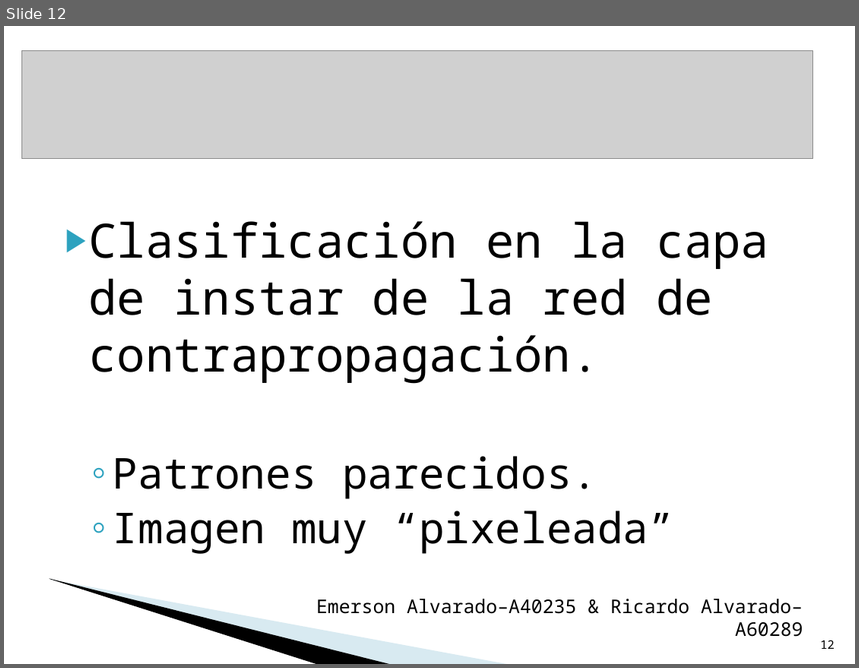
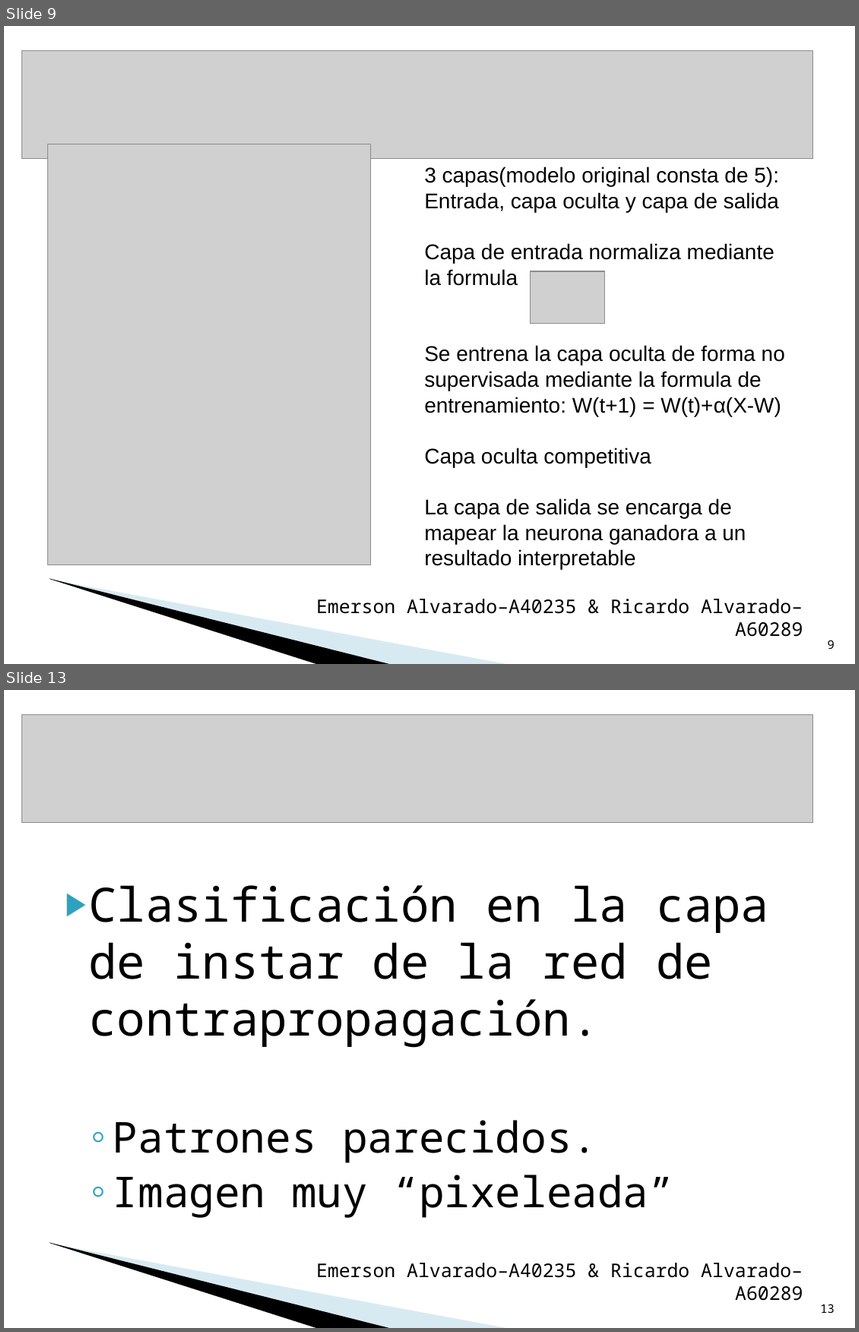
Before and after one commit to rijoalvi/proyectoparadigmas, a slide deck: Presentacion.ppt. Shown one above the other, each under a label of ours: slide 12 before the commit, slides 9 and 13 after it; the slides between them are not shown. The pictures are 859x668 and 859x1332 pixels, drawn with LibreOffice and Linux fonts; fonts in the diff are those of the drawing; grey boxes stand for pictures; background and template pictures are left out. Boxes give left, top, right and bottom in pixels: in the first picture for what was removed or moved away, otherwise in the second. Text is boxed around its words. In the diff, an @@ line names an element or a change of style, - is before the commit and + after.

```diff
--- a/Presentacion.ppt
+++ b/Presentacion.ppt
@@ slide 9 added at [4,26,855,664], background #FFFFFF; not listed: 2 template elements that a slide beside it also shows @@
@@ picture added at [22,50,813,159] @@
@@ picture added at [47,145,371,566] @@
@@ text added at [424,167,785,569], 18 pt, text #000000 @@
+3 capas(modelo original consta de 5): Entrada, capa oculta y capa de salida
+Capa de entrada normaliza mediante la formula
+Se entrena la capa oculta de forma no supervisada mediante la formula de entrenamiento: W(t+1) = W(t)+α(X-W)
+Capa oculta competitiva
+La capa de salida se encarga de mapear la neurona ganadora a un resultado interpretable
@@ picture added at [530,271,604,323] @@
@@ text added at [316,599,803,637], 16 pt, text #000000 @@
+Emerson Alvarado–A40235 & Ricardo Alvarado–A60289
@@ page number added at [828,640,835,649], 10 pt, text #000000 @@
+9
@@ what was slide 12 is now slide 13 @@
@@ page number at [820,1304,835,1313]: text changed @@
-12
+13
```
Also in this commit, not shown: 3 slides changed, 5 other slides added, 2 slides removed, 3 other files.
